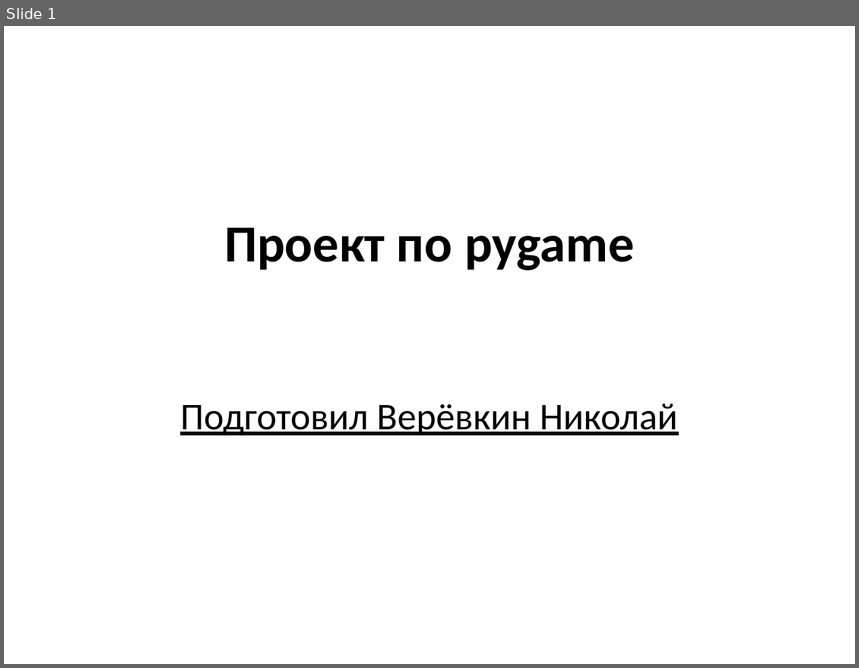
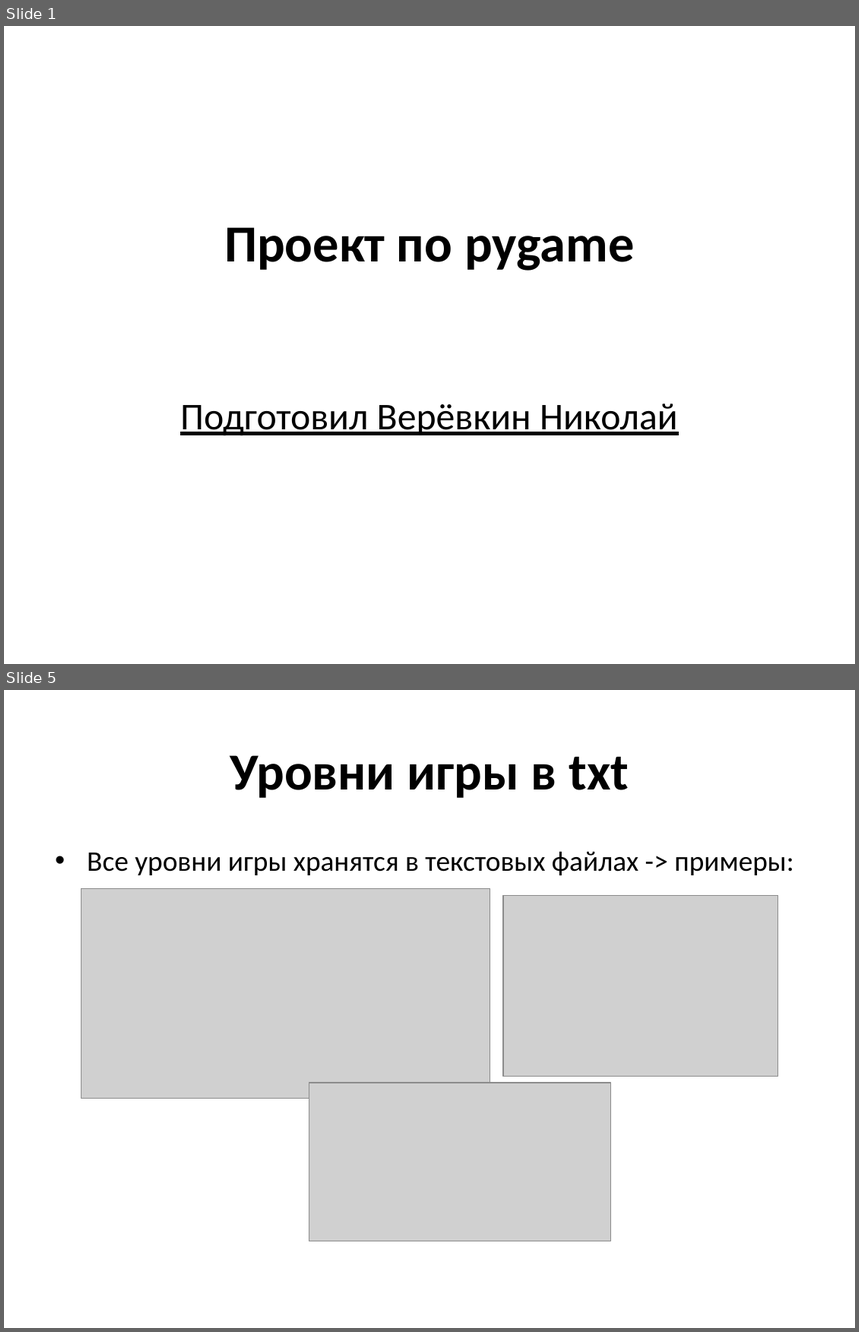
Before and after one commit to Poolwerx/game_pygame_proj, a slide deck: Проект по pygame.pptx. Shown one above the other, each under a label of ours: slide 1 before the commit, slides 1 and 5 after it; the slides between them are not shown. The pictures are 859x668 and 859x1332 pixels, drawn with LibreOffice and Linux fonts; fonts in the diff are those of the drawing; grey boxes stand for pictures; background and template pictures are left out. Boxes give left, top, right and bottom in pixels: in the first picture for what was removed or moved away, otherwise in the second. Text is boxed around its words. In the diff, an @@ line names an element or a change of style, - is before the commit and + after.

```diff
--- a/Проект по pygame.pptx
+++ b/Проект по pygame.pptx
@@ slide 5 added at (x1=4, y1=690, x2=855, y2=1328), background picture (left out) @@
@@ title added at (x1=230, y1=755, x2=629, y2=798), 44 pt, text #000000, bold @@
+Уровни игры в txt
@@ text added at (x1=87, y1=851, x2=794, y2=875), 24 pt, text #000000 @@
+• Все уровни игры хранятся в текстовых файлах -> примеры:
@@ picture added at (x1=82, y1=888, x2=490, y2=1099) @@
@@ picture added at (x1=503, y1=895, x2=778, y2=1076) @@
@@ picture added at (x1=309, y1=1083, x2=610, y2=1242) @@
```
Also in this commit, not shown: 1 slide changed, 5 other slides added, 3 slides removed, 28 other files.
